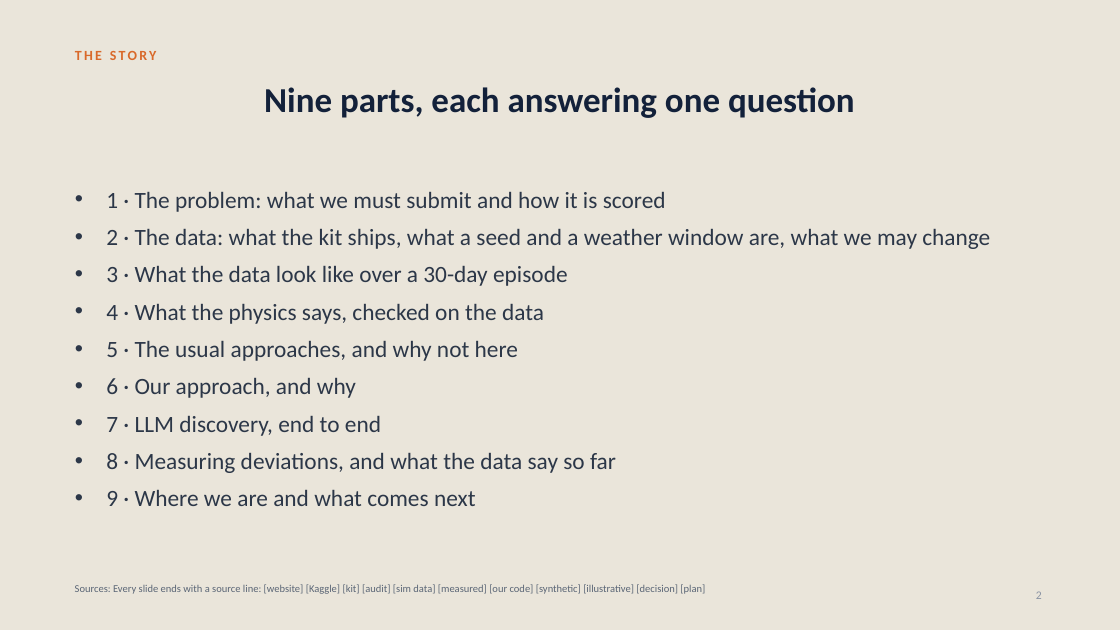
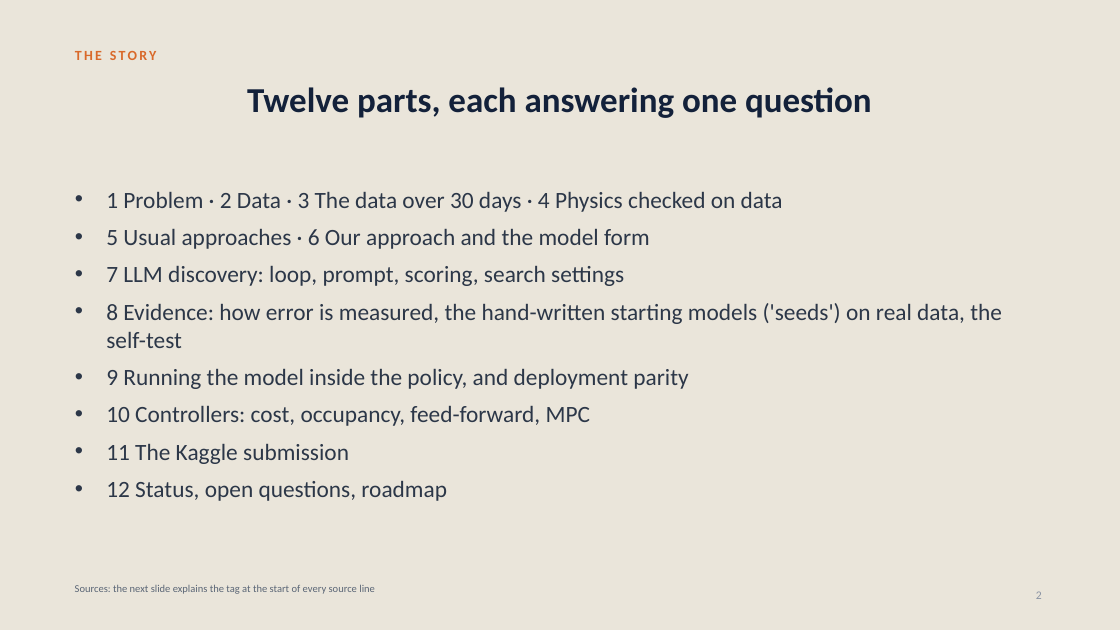
Before and after one commit to srivathsanb14/working-code, a slide deck: slide 2 of docs/One_Controller_for_Every_Building.pptx. Drawn at 1120x630 pixels with LibreOffice and Linux fonts; fonts in the diff are those of the drawing. Boxes give left, top, right and bottom in pixels: in the first picture for what was removed or moved away, otherwise in the second. Text is boxed around its words. In the diff, an @@ line names an element or a change of style, - is before the commit and + after.

```diff
--- a/docs/One_Controller_for_Every_Building.pptx
+++ b/docs/One_Controller_for_Every_Building.pptx
@@ title at (x1=247, y1=87, x2=872, y2=118): text changed @@
-Nine parts, each answering one question
+Twelve parts, each answering one question
@@ text at (x1=106, y1=192, x2=1002, y2=501): text changed @@
-• 1 · The problem: what we must submit and how it is scored
-• 2 · The data: what the kit ships, what a seed and a weather window are, what we may change
-• 3 · What the data look like over a 30-day episode
-• 4 · What the physics says, checked on the data
-• 5 · The usual approaches, and why not here
-• 6 · Our approach, and why
-• 7 · LLM discovery, end to end
-• 8 · Measuring deviations, and what the data say so far
-• 9 · Where we are and what comes next
+• 1 Problem · 2 Data · 3 The data over 30 days · 4 Physics checked on data
+• 5 Usual approaches · 6 Our approach and the model form
+• 7 LLM discovery: loop, prompt, scoring, search settings
+• 8 Evidence: how error is measured, the hand-written starting models ('seeds') on real data, the self-test
+• 9 Running the model inside the policy, and deployment parity
+• 10 Controllers: cost, occupancy, feed-forward, MPC
+• 11 The Kaggle submission
+• 12 Status, open questions, roadmap
@@ text at (x1=75, y1=585, x2=375, y2=594): text changed @@
-Sources: Every slide ends with a source line: [website] [Kaggle] [kit] [audit] [sim data] [measured] [our code] [synthetic] [illustrative] [decision] [plan]
+Sources: the next slide explains the tag at the start of every source line
```
Also in this commit, not shown: 62 other slides changed, 21 slides added, 6 other files.
